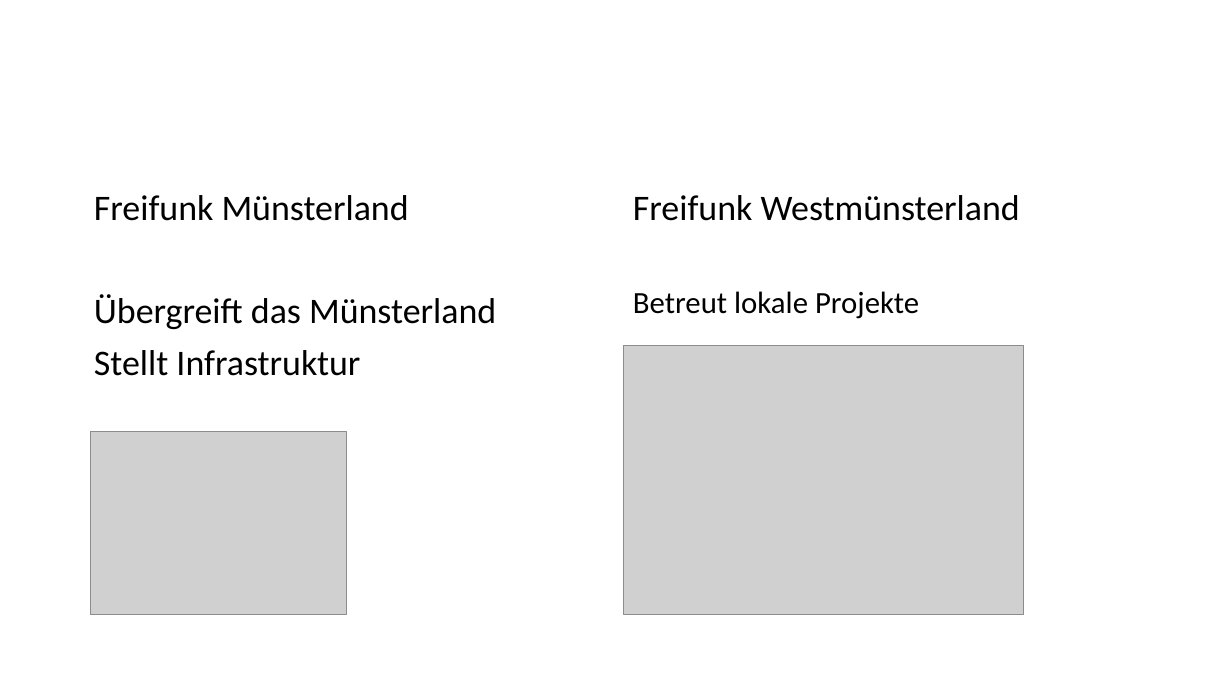
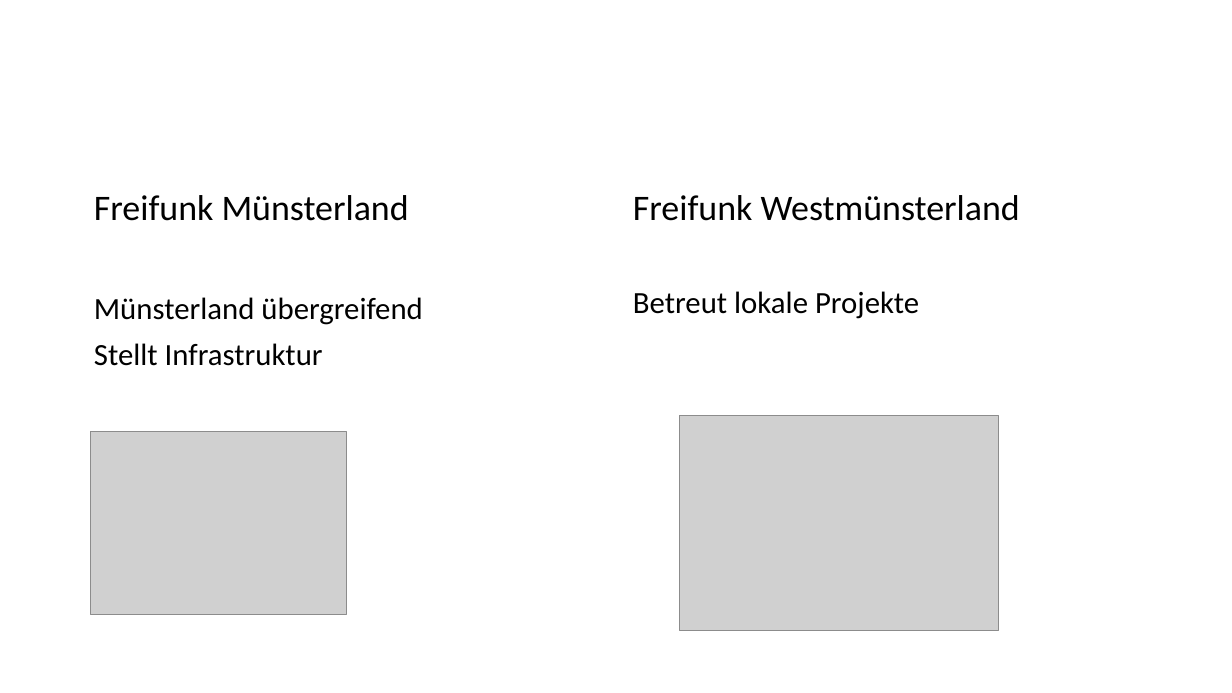
Before and after one commit to FreiFunkMuenster/media-ffms, a slide deck: slide 4 of Vorträge/2016-03-01 Präsentation Schöppingen.pptx (slide 5 before the commit). Drawn at 1232x693 pixels with LibreOffice and Linux fonts; fonts in the diff are those of the drawing; grey boxes stand for pictures. Boxes give left, top, right and bottom in pixels: in the first picture for what was removed or moved away, otherwise in the second. Text is boxed around its words. In the diff, an @@ line names an element or a change of style, - is before the commit and + after.

```diff
--- a/Vorträge/2016-03-01 Präsentation Schöppingen.pptx
+++ b/Vorträge/2016-03-01 Präsentation Schöppingen.pptx
@@ text at box(94, 297, 422, 325): text changed; size 28 to 24 pt @@
-Übergreift das Münsterland
+Münsterland übergreifend
@@ text at box(94, 343, 323, 366): size 28 to 24 pt in "Stellt Infrastruktur" @@
@@ picture: place and size @@
-picture at box(624, 345, 1024, 614)
+picture at box(680, 416, 998, 630)
```
Also in this commit, not shown: 2 other slides changed, 1 slide removed.
